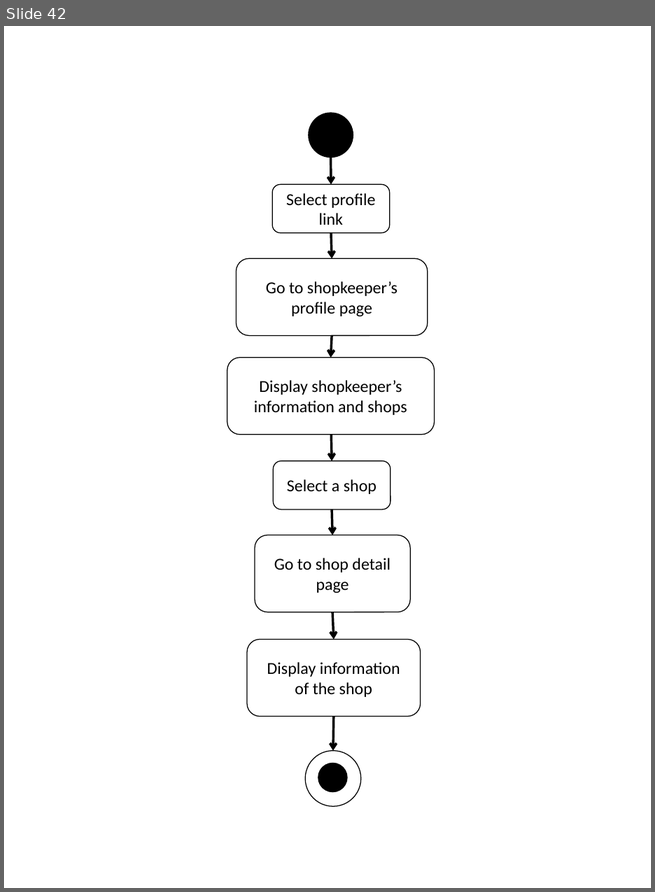
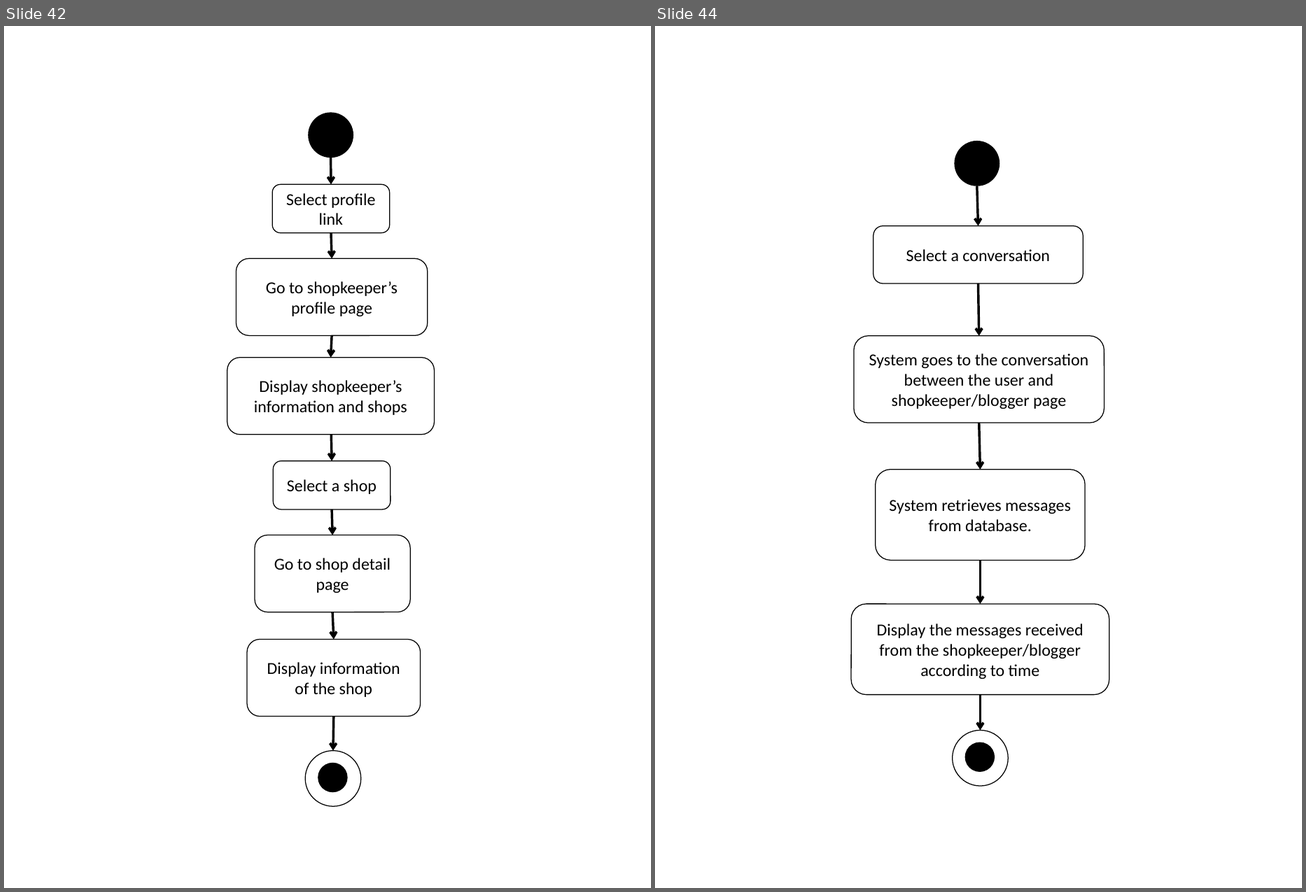
Before and after one commit to asciidaitoon/HanDIYcraft, a slide deck: SRS/AD mob.pptx. Shown side by side, each under a label of ours: slide 42 before the commit, slides 42 and 44 after it; the slides between them are not shown. The pictures are 655x892 and 1306x892 pixels, drawn with LibreOffice and Linux fonts; fonts in the diff are those of the drawing. Boxes give left, top, right and bottom in pixels: in the first picture for what was removed or moved away, otherwise in the second. Text is boxed around its words. In the diff, an @@ line names an element or a change of style, - is before the commit and + after.

```diff
--- a/SRS/AD mob.pptx
+++ b/SRS/AD mob.pptx
@@ slide 44 added at box(655, 26, 1302, 888), background #FFFFFF @@
@@ ellipse added at box(955, 141, 1000, 186), fill #000000 @@
@@ arrow added from (977, 186) to (978, 226), #000000 2 pt @@
@@ rounded rectangle added at box(873, 226, 1083, 284), fill #FFFFFF, outline #000000 0.75 pt, 14 pt, text #000000 @@
+Select a conversation
@@ arrow added from (978, 284) to (979, 335), #000000 2 pt @@
@@ rounded rectangle added at box(855, 335, 1104, 423), fill #FFFFFF, outline #000000 0.75 pt, 14 pt, text #000000 @@
+System goes to the conversation between the user and shopkeeper/blogger page
@@ arrow added from (979, 423) to (980, 469), #000000 2 pt @@
@@ rounded rectangle added at box(875, 469, 1085, 560), fill #FFFFFF, outline #000000 0.75 pt, 14 pt, text #000000 @@
+System retrieves messages from database.
@@ arrow added from (980, 561) to (980, 604), #000000 2 pt @@
@@ rounded rectangle added at box(851, 604, 1109, 694), fill #FFFFFF, outline #000000 0.75 pt, 14 pt, text #000000 @@
+Display the messages received from the shopkeeper/blogger according to time
@@ arrow added from (980, 695) to (980, 731), #000000 2 pt @@
@@ ellipse added at box(953, 731, 1009, 787), fill #FFFFFF, outline #000000 0.75 pt @@
@@ ellipse added at box(964, 743, 994, 772), fill #000000 @@
```
Also in this commit, not shown: 2 slides changed, 4 other slides added, 59 other files.
